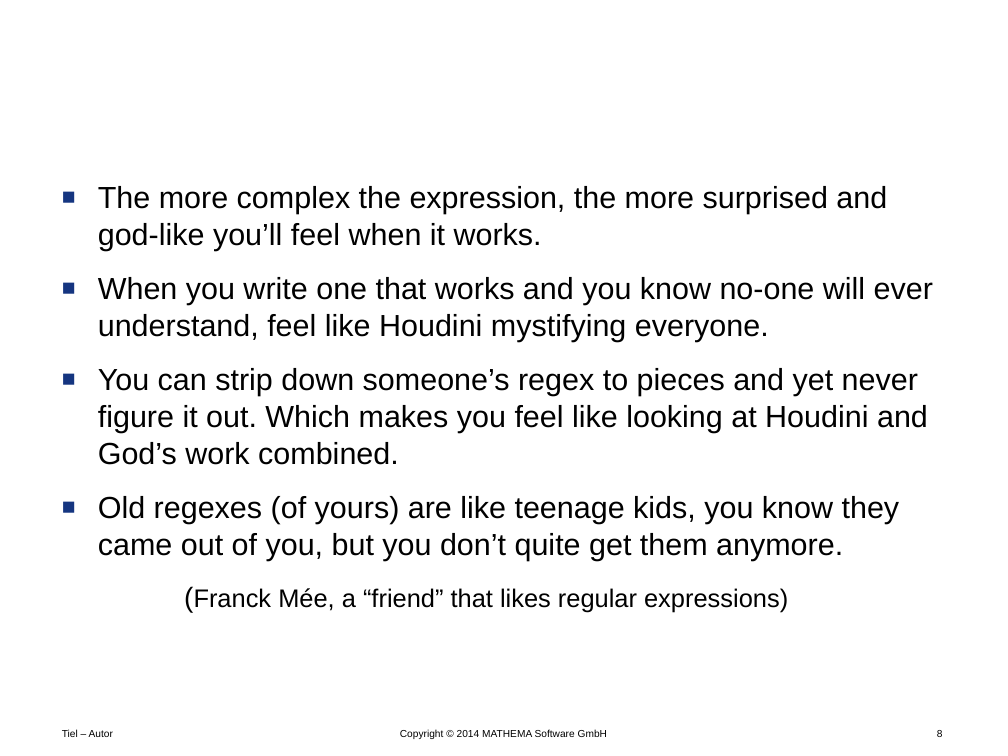
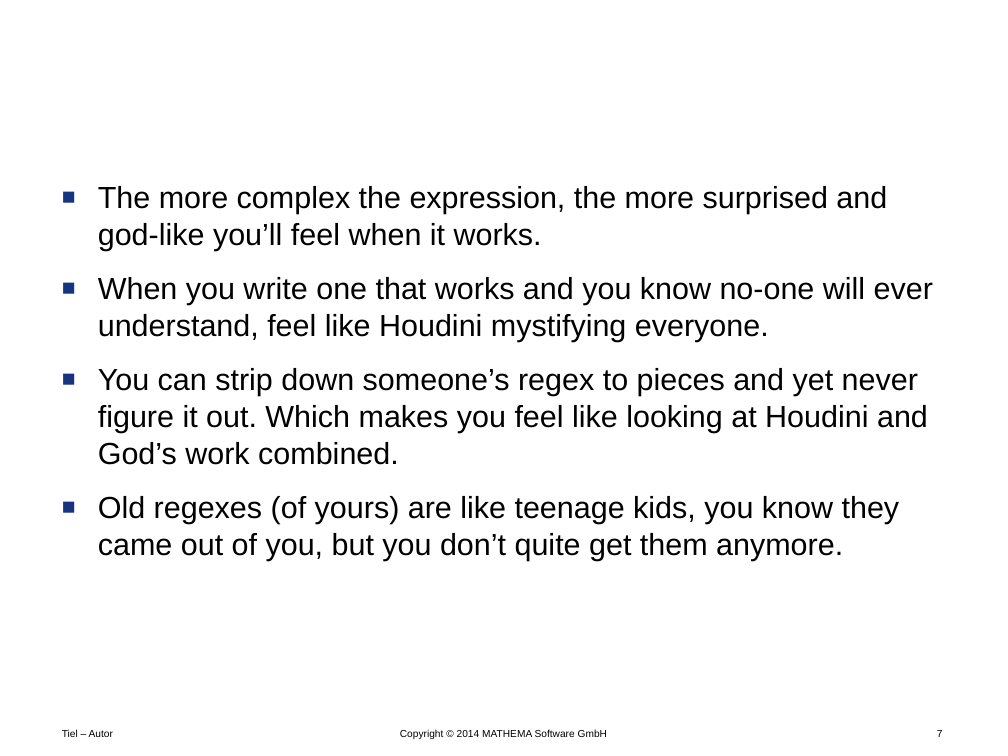
Before and after one commit to Timothep/Talk.LostInTranslation, a slide deck: slide 7 of LostInTranslation.pptx (slide 8 before the commit). Drawn at 1008x756 pixels with LibreOffice and Linux fonts; fonts in the diff are those of the drawing; background and template pictures are left out. Boxes give left, top, right and bottom in pixels: in the first picture for what was removed or moved away, otherwise in the second. Text is boxed around its words. In the diff, an @@ line names an element or a change of style, - is before the commit and + after.

Commit message:
VerbalExpressions

```diff
--- a/LostInTranslation.pptx
+++ b/LostInTranslation.pptx
@@ text at box(194, 588, 788, 612): paragraph removed @@
-  (Franck Mée, a “friend” that likes regular expressions)
@@ page number at box(937, 730, 943, 737): text changed @@
-8
+7
```
Also in this commit, not shown: 6 other slides changed, 11 slides added, 1 slide removed.
